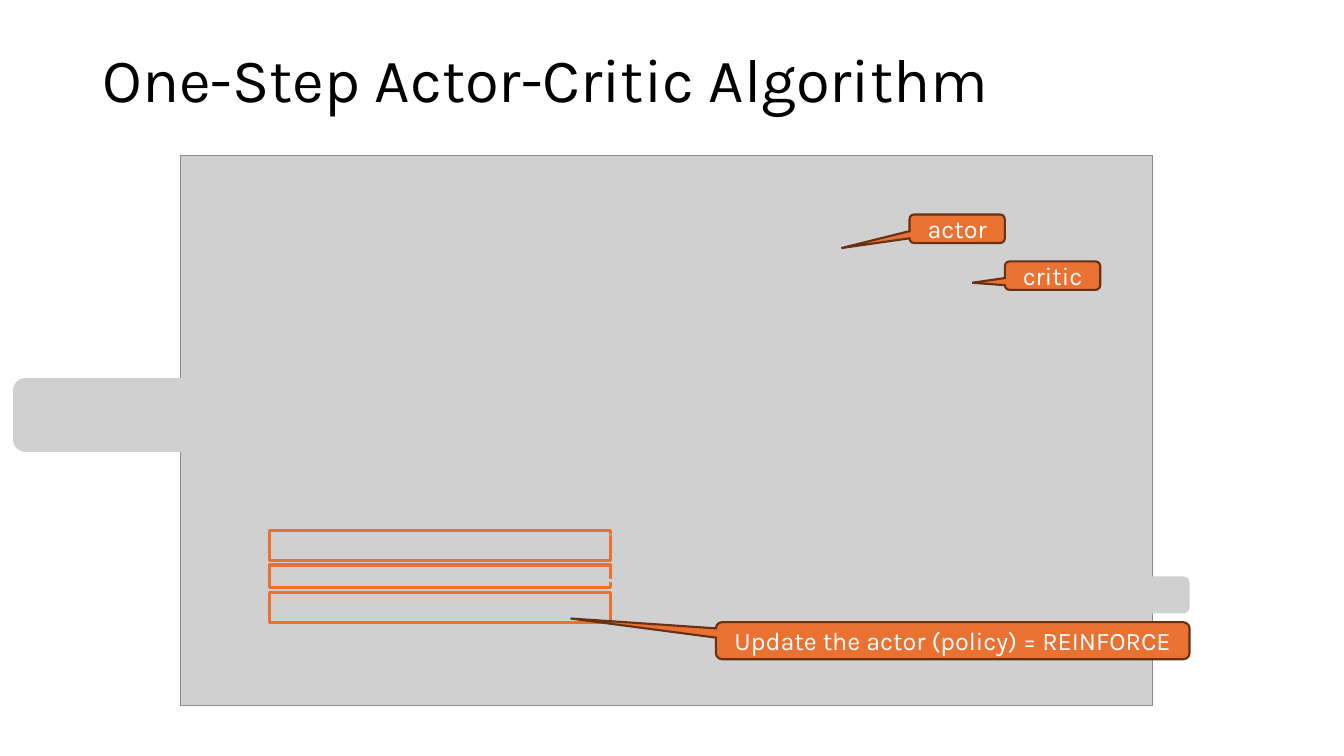
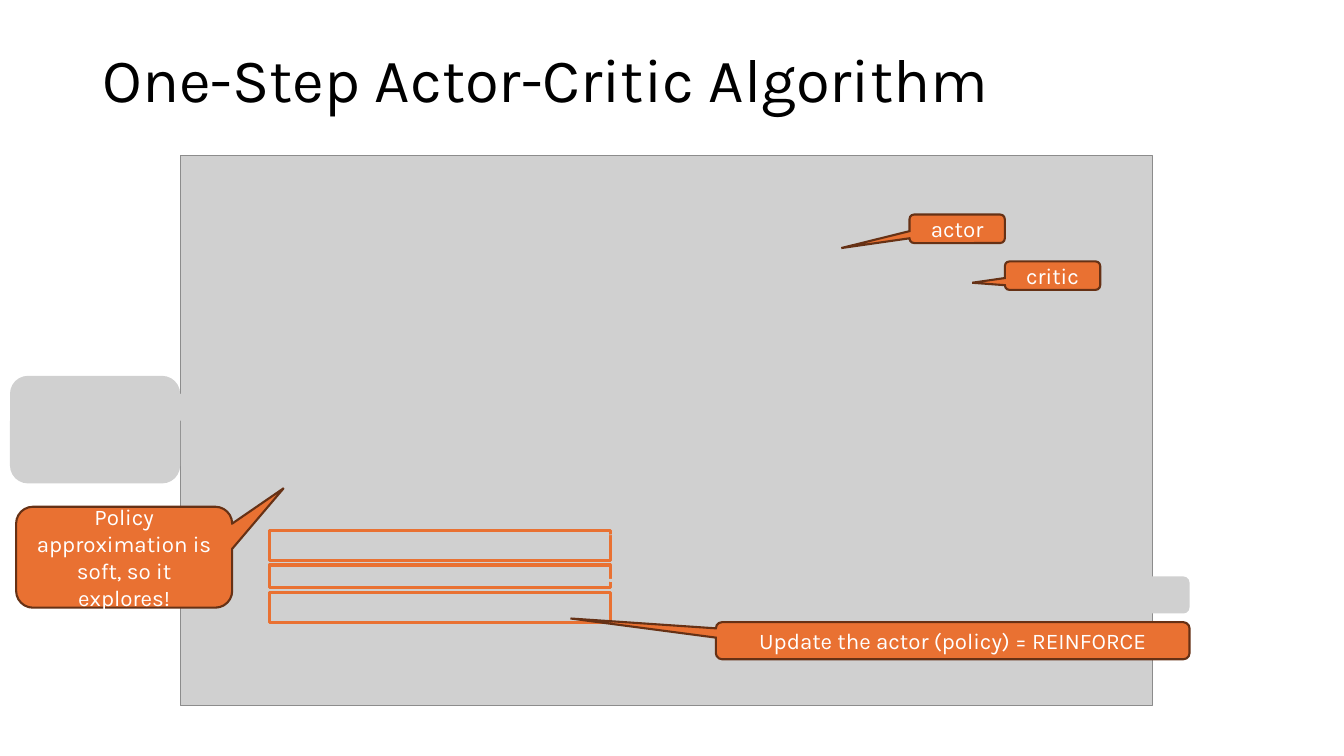
Before and after one commit to mhahsler/Introduction_to_Reinforcement_Learning, a slide deck: slide 14 of slides/Lecture_Chapter13.pptx (slide 13 before the commit). Drawn at 1344x756 pixels with LibreOffice and Linux fonts; fonts in the diff are those of the drawing; grey boxes stand for pictures. Boxes give left, top, right and bottom in pixels: in the first picture for what was removed or moved away, otherwise in the second. Text is boxed around its words. In the diff, an @@ line names an element or a change of style, - is before the commit and + after.

```diff
--- a/slides/Lecture_Chapter13.pptx
+++ b/slides/Lecture_Chapter13.pptx
@@ picture: place and size @@
-picture at [13,378,207,452]
+picture at [10,376,180,484]
@@ rounded speech box added at [16,507,232,608], fill #E97132, outline #663216 1.5 pt, 16 pt, text #FFFFFF @@
+Policy approximation is soft, so it explores!
@@ size 18 to 16 pt in 3 elements at [1005,261,1101,289], [909,215,1005,243], [716,622,1190,659] @@
```
Also in this commit, not shown: 8 other slides changed, 3 slides added, 1 slide removed, 3 other files.
